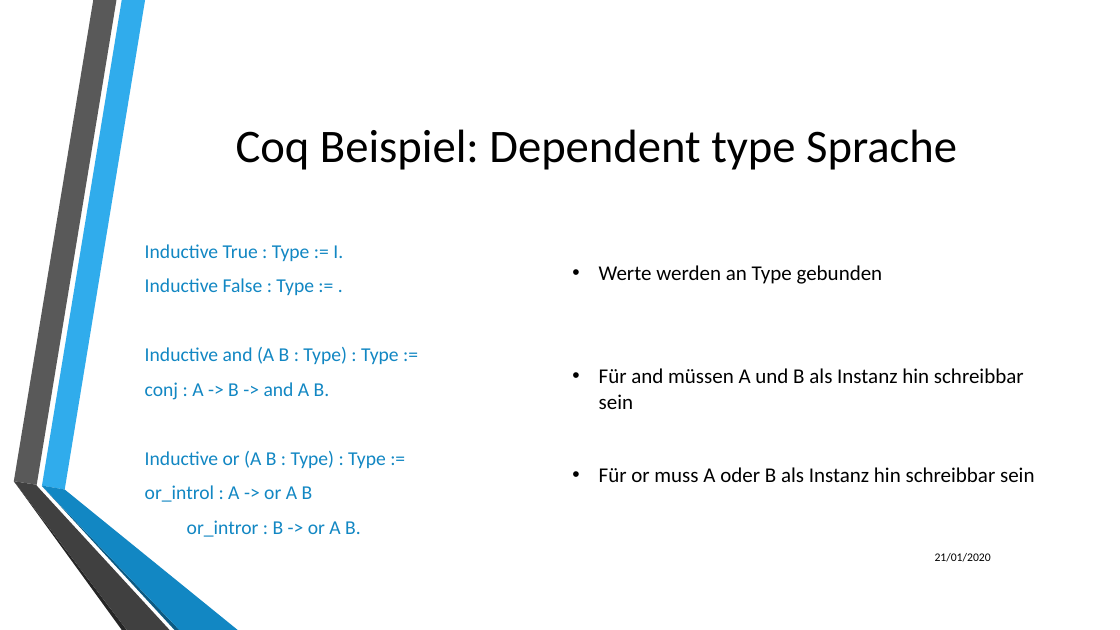
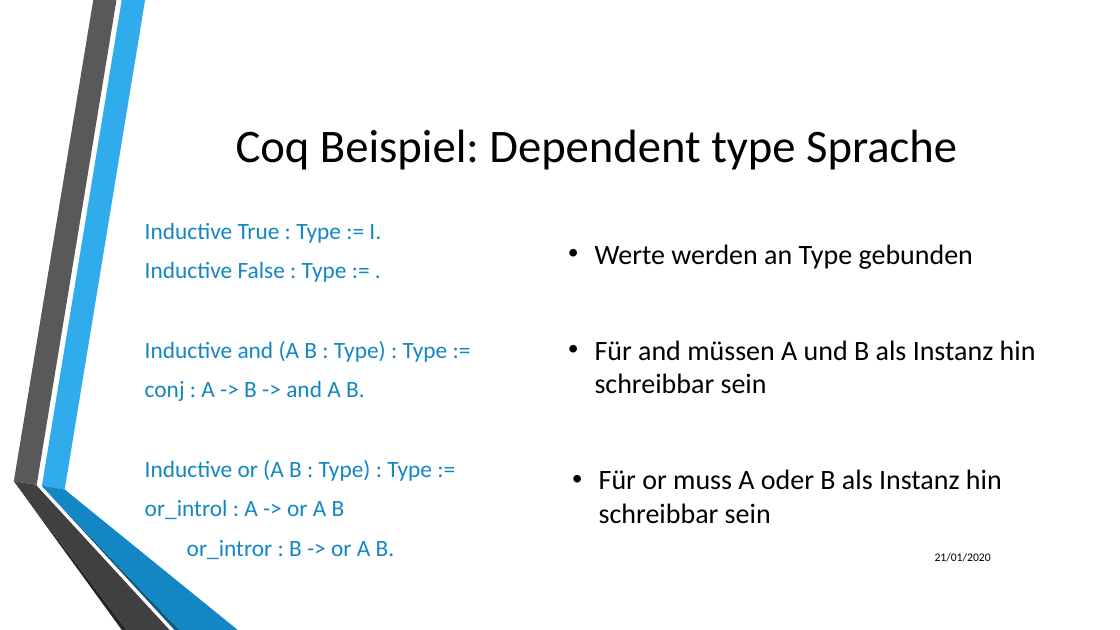
Before and after one commit to LukasKiederle/seminar-coq, a slide deck: slide 15 of final-presentation.pptx. Drawn at 1120x630 pixels with LibreOffice and Linux fonts; fonts in the diff are those of the drawing; background and template pictures are left out. Boxes give left, top, right and bottom in pixels: in the first picture for what was removed or moved away, otherwise in the second. Text is boxed around its words. In the diff, an @@ line names an element or a change of style, - is before the commit and + after.

```diff
--- a/final-presentation.pptx
+++ b/final-presentation.pptx
@@ text "Inductive True : Type := ..." at (145,222,448,559): size 16.8 to 20 pt @@
@@ text "Werte werden an Type gebunden": place and size @@
-text "Werte werden an Type gebunden" at (599,265,883,284)
+text "Werte werden an Type gebunden" at (595,244,973,269)
@@ text "Für and müssen A und ...": place and size @@
-text "Für and müssen A und ..." at (599,368,1024,409)
+text "Für and müssen A und ..." at (595,340,1036,394)
@@ size 18 to 24 pt in 3 elements at (595,244,973,269), (595,340,1036,394), (599,469,1002,524) @@
```
Also in this commit, not shown: 11 other slides changed.
